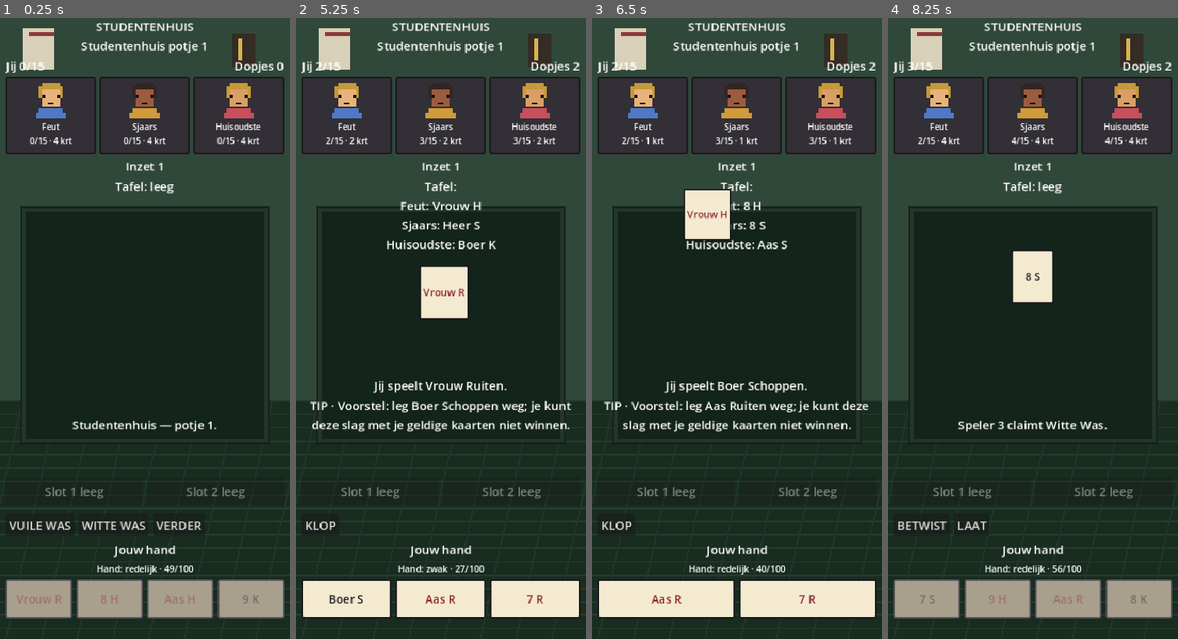
Above: before the commit, frames 1-4 (left to right).
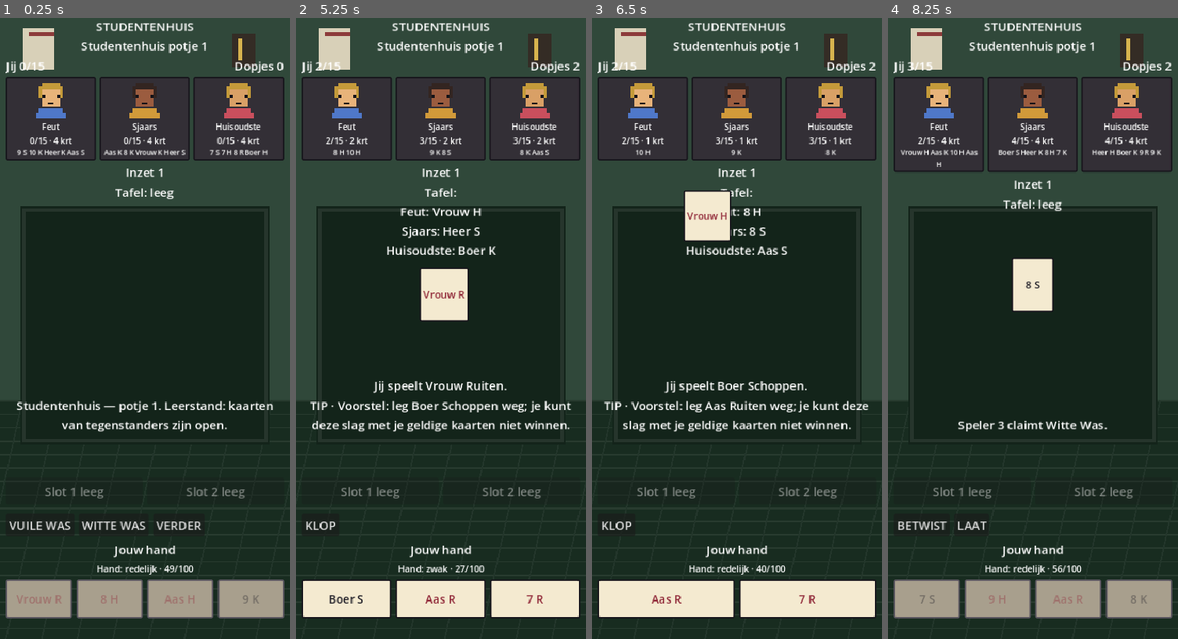
Above: after the commit, the same moments.

Repository: arnaudhfst33/toepnacht
Game: Godot game, scene res://scenes/table.tscn
Same seed, same stepped clock (60 frames per second), same inputs: the game is played once before the commit and once after it. This scene is started directly instead of the project's main scene.
Inputs:
- Up to frame 1 (0.25 s): no input
- Up to frame 2 (5.25 s): click "VUILE WAS" at 0.5 s; click "BETWIST" at 1.25 s; click "LAAT" at 2 s; click "KLOP" at 2.75 s; click "Volgende ronde" at 3.5 s; click "WITTE WAS" at 4.25 s; click "Vrouw R" at 5 s
- Up to frame 3 (6.5 s): click "Boer S" at 5.75 s
- Up to frame 4 (8.25 s): click "Aas R" at 6.5 s; click "7 R" at 7.25 s; click "Volgende ronde" at 8 s

The runs differ from the first frame. In frame 1, 2.9% of the frame differs, in the area x 1-99%, y 21-67%; in frame 2, 3.0%; in frame 3, 2.4%; in frame 4, 3.9%, in the area x 1-99%, y 21-48%.

Commit message:
Add optional open-card learning pot

Diff:
--- a/scripts/systems/campaign_state.gd
+++ b/scripts/systems/campaign_state.gd
@@ -41,6 +41,7 @@
 		"sfx_volume": 1.0,
 		"haptics_on": true,
 		"tips_on": true,
+		"open_first_pot": true,
 		"animation_speed": "normal",
 	}
 
--- a/scripts/ui/settings_ui.gd
+++ b/scripts/ui/settings_ui.gd
@@ -18,6 +18,7 @@
 	_toggle(box, "SFX", "sfx_on")
 	_toggle(box, "Haptics", "haptics_on")
 	_toggle(box, "Tips", "tips_on")
+	_toggle(box, "Open kaarten in eerste pot", "open_first_pot")
 	_animation_speed(box)
 	var animation_help := UiLayout.wrap_label()
 	animation_help.text = (
--- a/scripts/ui/table_session.gd
+++ b/scripts/ui/table_session.gd
@@ -43,12 +43,25 @@
 	tutorial = TutorialDirector.new()
 	game = ToepenGame.new()
 	_configure_campaign_table()
-	game.cards_open = false
+	game.cards_open = _campaign_cards_are_open()
 	game.start_pot()
 	status_text = "%s — potje %d." % [LocationId.display_name(flow.campaign.location), flow.campaign.potje]
+	if game.cards_open:
+		status_text += " Leerstand: kaarten van tegenstanders zijn open."
 	if flow.campaign.is_boss_potje():
 		status_text += " Boss: %s." % LocationId.boss_name(flow.campaign.location)
 	resolve_ai()
+
+
+func _campaign_cards_are_open() -> bool:
+	if flow == null:
+		return false
+	var campaign := flow.campaign
+	return (
+		campaign.location == LocationId.STUDENTENHUIS
+		and campaign.potje == 1
+		and bool(campaign.settings.get("open_first_pot", true))
+	)
 
 
 func _configure_campaign_table() -> void:
--- a/tests/advisor_tests.gd
+++ b/tests/advisor_tests.gd
@@ -12,6 +12,7 @@
 	_test_card_tooltip_explains_legality()
 	_test_final_trick_advice()
 	_test_studentenhuis_cast()
+	_test_first_campaign_pot_can_use_open_cards()
 	print("")
 	print("Advisor tests: %d passed, %d failed" % [_passed, _failures])
 	return _failures
@@ -72,6 +73,20 @@
 	_expect(names == ["Feut", "Sjaars", "Huisoudste"], "first table uses the agreed student cast")
 
 
+func _test_first_campaign_pot_can_use_open_cards() -> void:
+	var save := SaveGame.new()
+	save.memory_only = true
+	var flow := CampaignFlow.new(save)
+	flow.start_new_studentenhuis_run()
+	var session := TableSession.new()
+	session.bind_campaign(flow)
+	session.start_campaign_pot()
+	_expect(session.game.cards_open, "first Studentenhuis pot defaults to open cards")
+	flow.campaign.settings["open_first_pot"] = false
+	session.start_campaign_pot()
+	_expect(not session.game.cards_open, "open cards can be disabled")
+
+
 func _hands() -> Array:
 	return [
 		[
